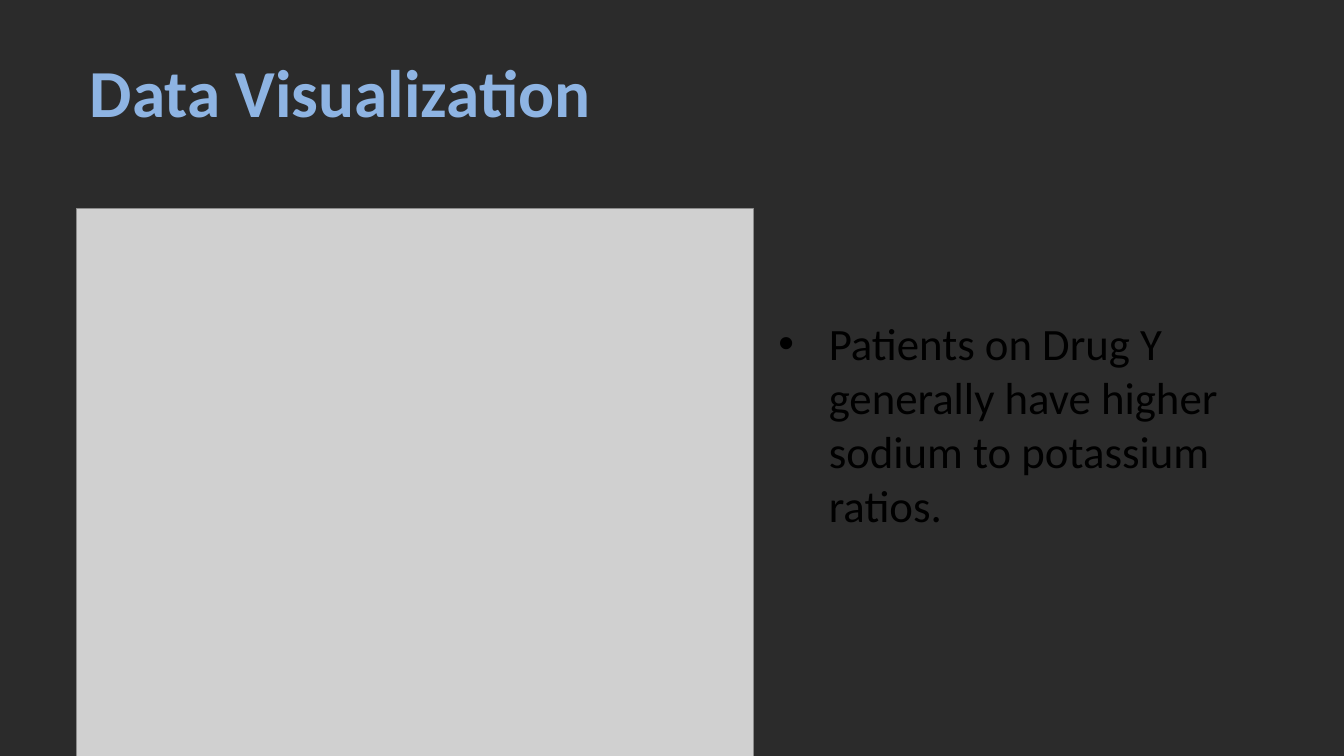
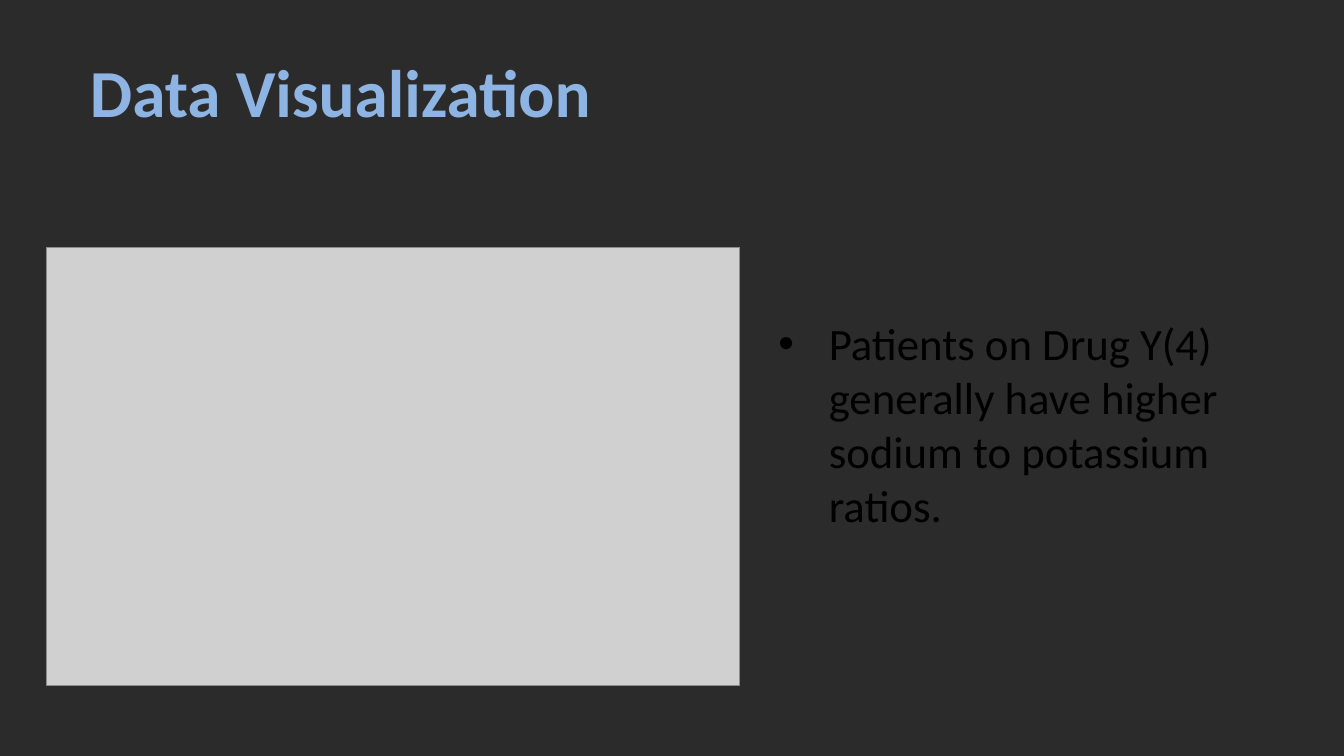
Before and after one commit to Nmwangu2/Phase3_project, a slide deck: slide 14 of Phase3_Project.pptx. Drawn at 1344x756 pixels with LibreOffice and Linux fonts; fonts in the diff are those of the drawing; grey boxes stand for pictures; background and template pictures are left out; a plain dark background stands for a picture behind light text. Boxes give left, top, right and bottom in pixels: in the first picture for what was removed or moved away, otherwise in the second. Text is boxed around its words. In the diff, an @@ line names an element or a change of style, - is before the commit and + after.

```diff
--- a/Phase3_Project.pptx
+++ b/Phase3_Project.pptx
@@ picture: place and size @@
-picture at box(77, 208, 754, 756)
+picture at box(47, 247, 741, 685)
@@ text at box(829, 328, 1217, 522): text changed @@
-• Patients on Drug Y generally have higher sodium to potassium ratios.
+• Patients on Drug Y(4) generally have higher sodium to potassium ratios.
```
Also in this commit, not shown: 3 other slides changed, 4 other files.
